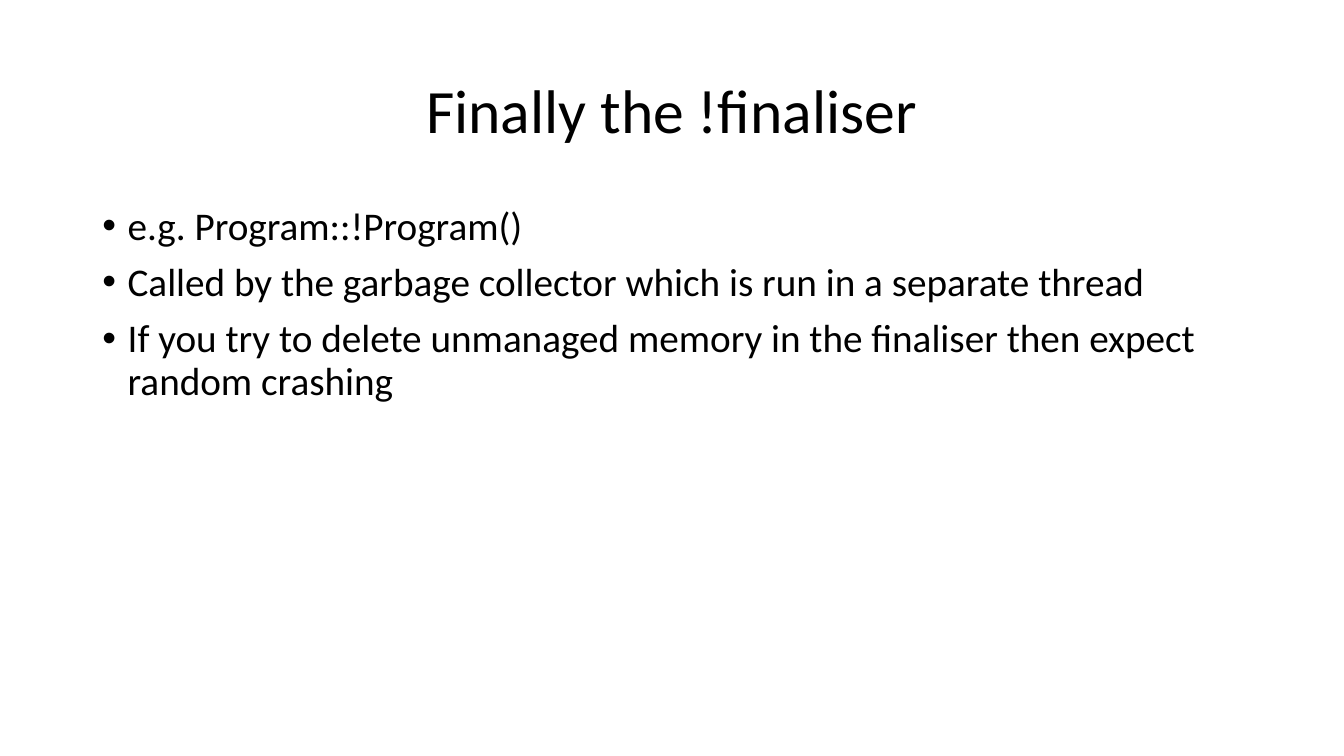
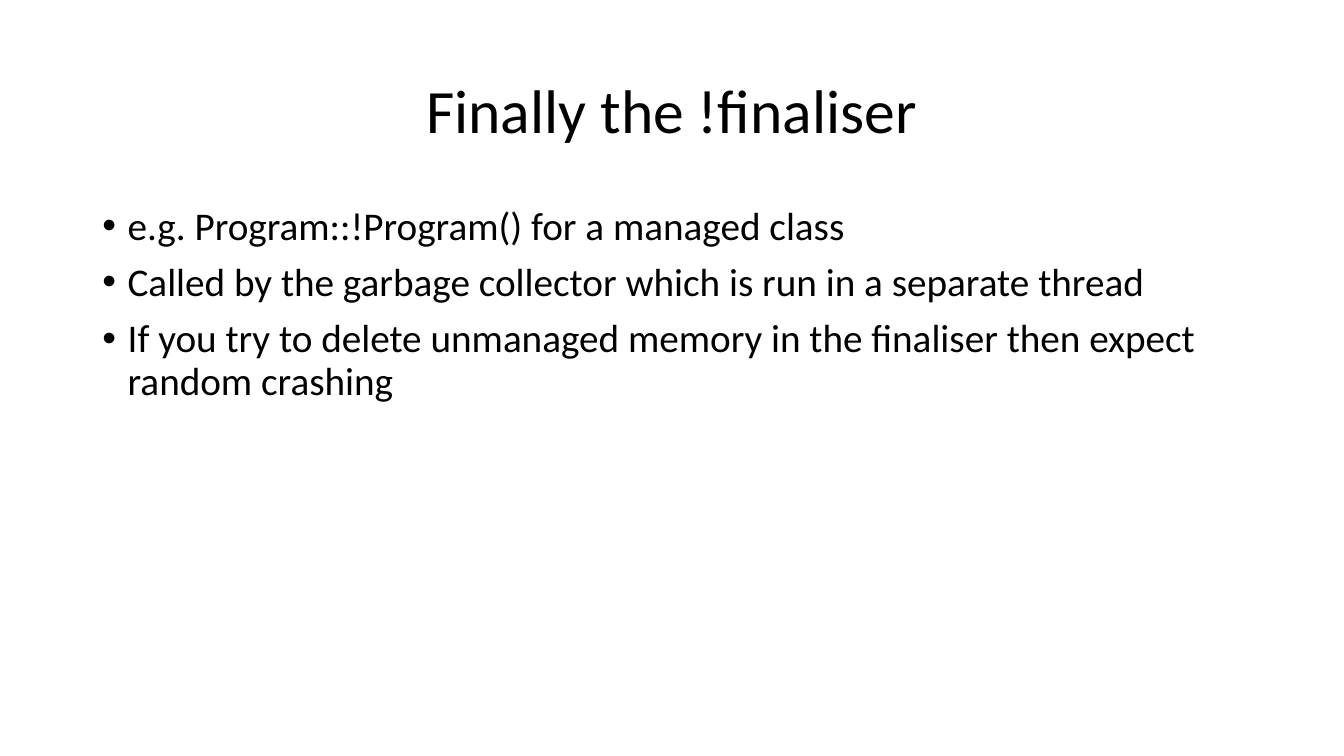
Before and after one commit to zebmason/PimplDotNet, a slide deck: slide 15 of PimplDotNet.pptx (slide 7 before the commit). Drawn at 1344x756 pixels with LibreOffice and Linux fonts; fonts in the diff are those of the drawing. Boxes give left, top, right and bottom in pixels: in the first picture for what was removed or moved away, otherwise in the second. Text is boxed around its words. In the diff, an @@ line names an element or a change of style, - is before the commit and + after.

```diff
--- a/PimplDotNet.pptx
+++ b/PimplDotNet.pptx
@@ text at (x1=128, y1=211, x2=844, y2=247): text changed @@
-• e.g. Program::!Program()
+• e.g. Program::!Program() for a managed class
```
Also in this commit, not shown: 5 other slides changed, 8 slides added.
